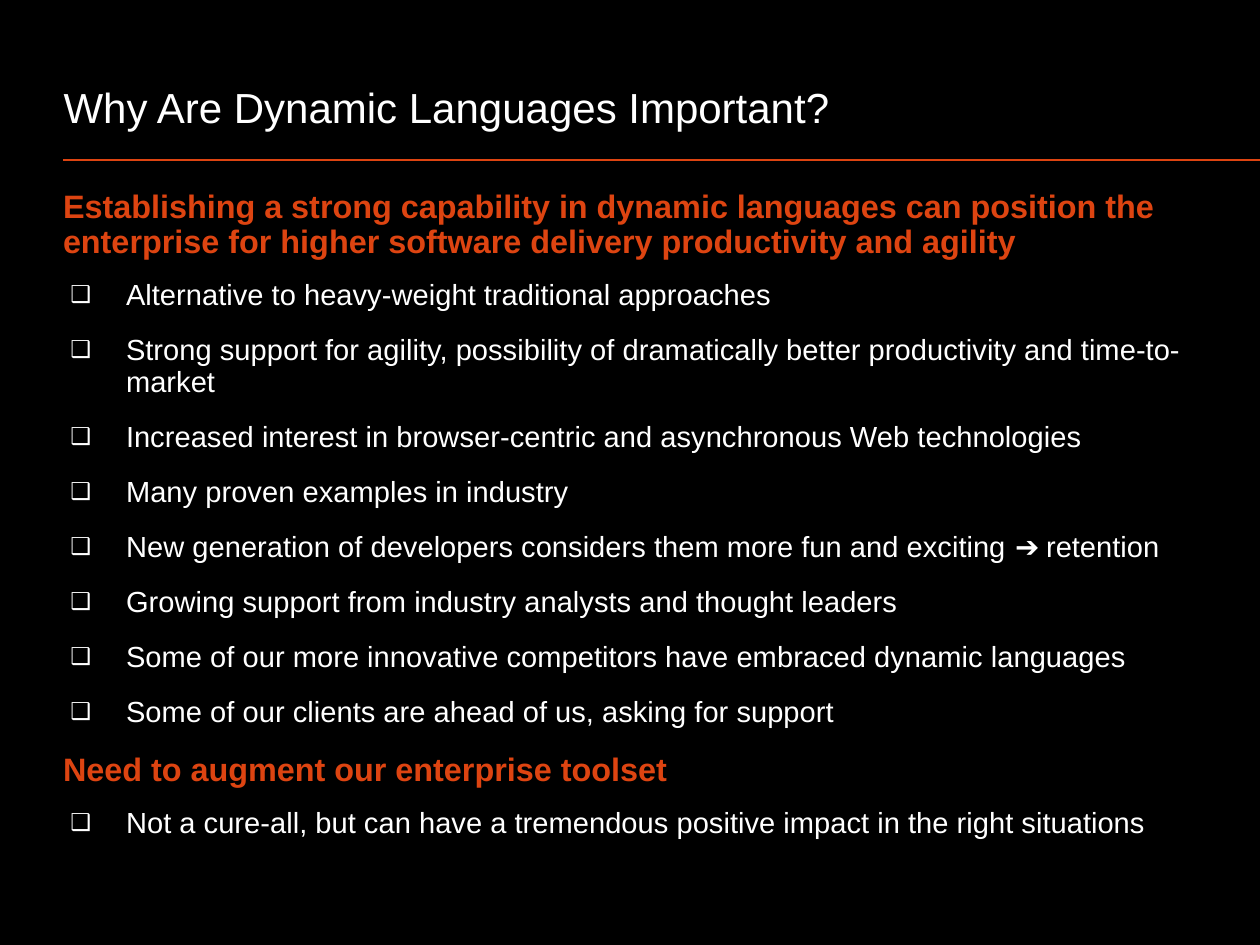
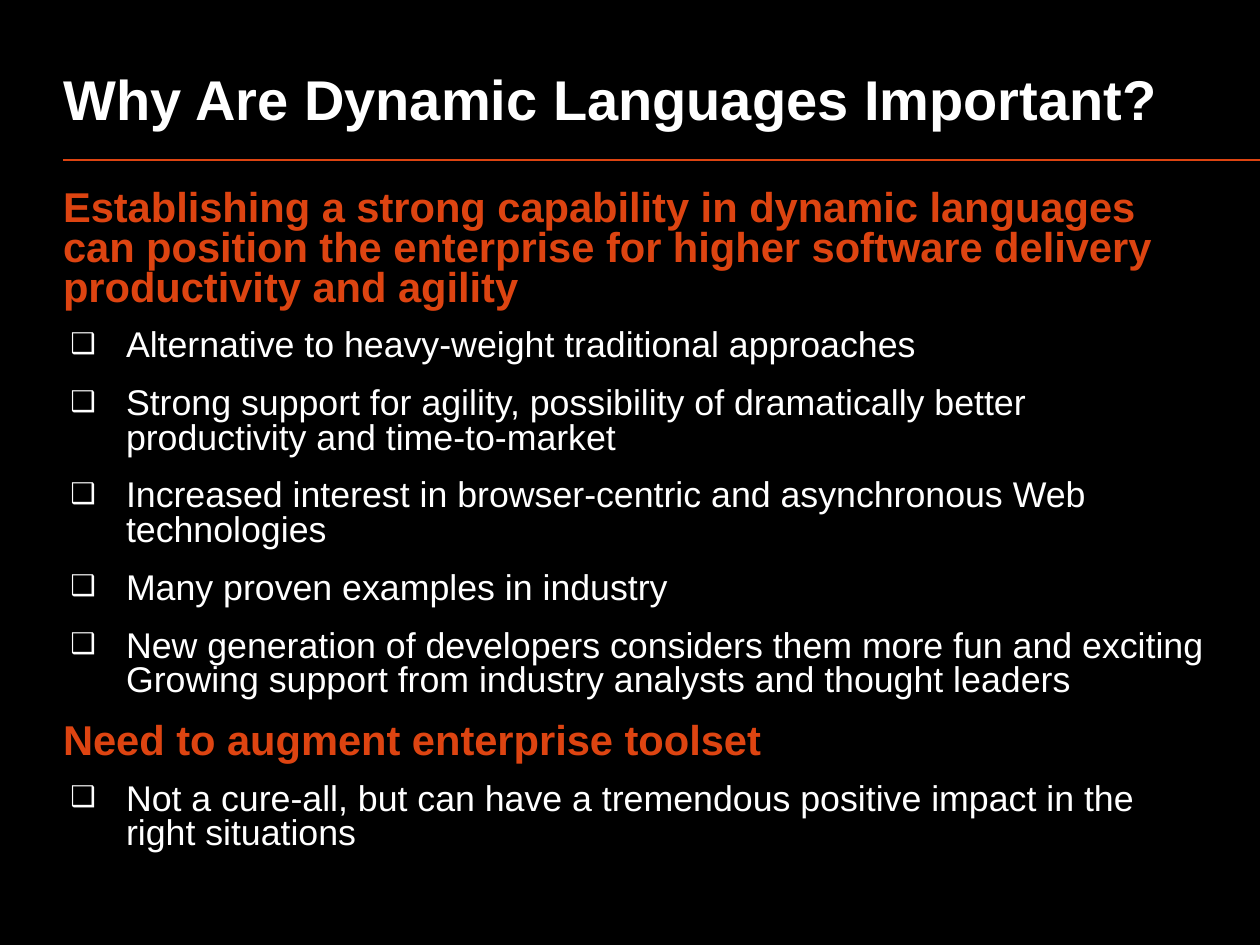
Before and after one commit to oscarrenalias/openslava-2013, a slide deck: slide 16 of Dynamic languages/OpenSlava 2013 - Dynamic languages.pptx (slide 26 before the commit). Drawn at 1260x945 pixels with LibreOffice and Linux fonts; fonts in the diff are those of the drawing. Boxes give left, top, right and bottom in pixels: in the first picture for what was removed or moved away, otherwise in the second. Text is boxed around its words. In the diff, an @@ line names an element or a change of style, - is before the commit and + after.

```diff
--- a/Dynamic languages/OpenSlava 2013 - Dynamic languages.pptx
+++ b/Dynamic languages/OpenSlava 2013 - Dynamic languages.pptx
@@ title "Why Are Dynamic Languages Important?" at (64,79,1156,131): size 24 to 32 pt, bold on @@
@@ text at (63,191,1151,852): size 18.5 to 23.8 pt in "Establishing a strong capability in dynamic languages ..."; size 16.6 to 20.4 pt in "Alternative to heavy-weight traditional approaches", "Strong support for agility, possibility of dramatically ...", "Increased interest in browser-centric and asynchronous Web ...", "Many proven examples in industry" and 1 more places; line spacing 0.9 to 0.8 @@
@@ text at (63,632,1203,764): text changed; size 16.6 to 20.4 pt @@
-  ❑ New generation of developers considers them more fun and exciting ➔ retention
-  ❑ Growing support from industry analysts and thought leaders
-  ❑ Some of our more innovative competitors have embraced dynamic languages
-  ❑ Some of our clients are ahead of us, asking for support
-Need to augment our enterprise toolset
+  ❑ New generation of developers considers them more fun and exciting Growing support from industry analysts and thought leaders
+Need to augment enterprise toolset
```
Also in this commit, not shown: 25 other slides changed, 1 slide added, 12 slides removed, 1 other file.
